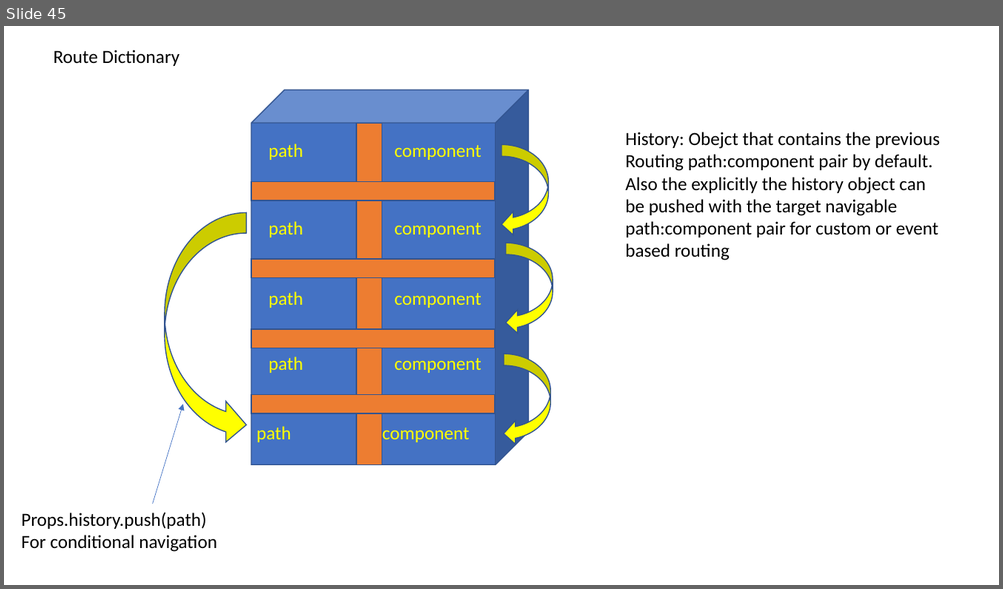
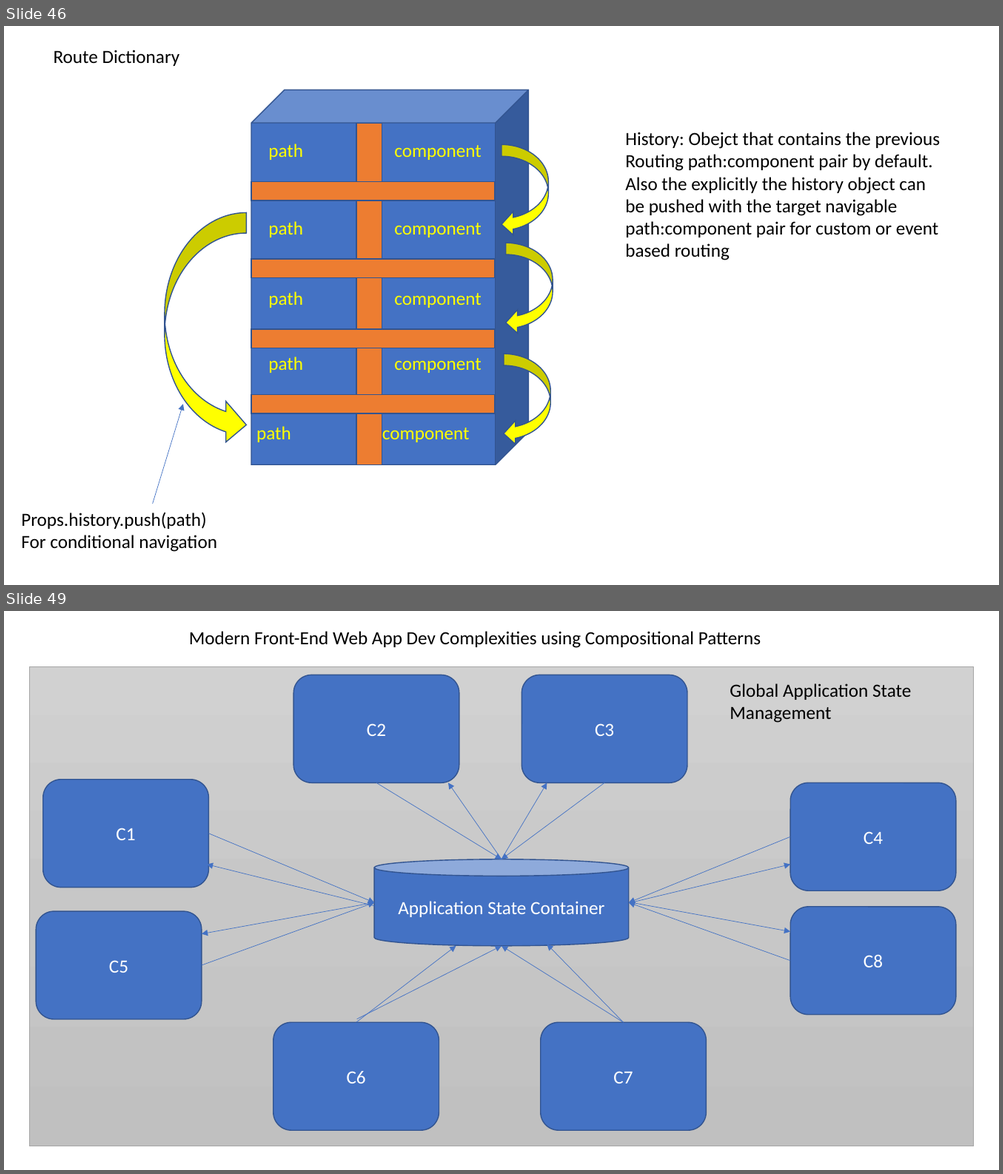
Before and after one commit to maheshsabnis/blazemarch2021, a slide deck: SpotPPTs.pptx. Shown one above the other, each under a label of ours: slide 45 before the commit, slides 46 and 49 after it; the slides between them are not shown. The pictures are 1003x589 and 1003x1174 pixels, drawn with LibreOffice and Linux fonts; fonts in the diff are those of the drawing. Boxes give left, top, right and bottom in pixels: in the first picture for what was removed or moved away, otherwise in the second. Text is boxed around its words. In the diff, an @@ line names an element or a change of style, - is before the commit and + after.

```diff
--- a/SpotPPTs.pptx
+++ b/SpotPPTs.pptx
@@ slide 49 added at [4,611,999,1170], background #FFFFFF @@
@@ text added at [189,631,760,648], 18 pt, text #000000 @@
+Modern Front-End Web App Dev Complexities using Compositional Patterns
@@ rectangle added at [29,667,973,1147], fill gradient #D2D2D2 to #C8C8C8 to #C0C0C0, outline #A5A5A5 0.5 pt @@
@@ rounded rectangle added at [293,675,459,783], fill #4472C4, outline #325491 1 pt, 18 pt, text #FFFFFF @@
+C2
@@ rounded rectangle added at [522,675,688,783], fill #4472C4, outline #325491 1 pt, 18 pt, text #FFFFFF @@
+C3
@@ text added at [729,684,910,723], 18 pt, text #000000 @@
+Global Application State Management
@@ rounded rectangle added at [42,780,208,888], fill #4472C4, outline #325491 1 pt, 18 pt, text #FFFFFF @@
+C1
@@ arrow added from (376, 783) to (502, 860), #4472C4 0.5 pt @@
@@ arrow added from (502, 860) to (448, 783), #4472C4 0.5 pt @@
@@ arrow added from (605, 783) to (502, 860), #4472C4 0.5 pt @@
@@ arrow added from (502, 860) to (547, 783), #4472C4 0.5 pt @@
@@ rounded rectangle added at [791,783,956,891], fill #4472C4, outline #325491 1 pt, 18 pt, text #FFFFFF @@
+C4
@@ arrow added from (208, 833) to (374, 903), #4472C4 0.5 pt @@
@@ arrow added from (791, 837) to (629, 903), #4472C4 0.5 pt @@
@@ arrow added from (374, 906) to (207, 865), #4472C4 0.5 pt @@
@@ cylinder added at [374,860,629,946], fill #4472C4, outline #325491 1 pt, 18 pt, text #FFFFFF @@
+Application State Container
@@ arrow added from (631, 903) to (791, 865), #4472C4 0.5 pt @@
@@ rounded rectangle added at [36,911,202,1020], fill #4472C4, outline #325491 1 pt, 18 pt, text #FFFFFF @@
+C5
@@ arrow added from (202, 965) to (374, 903), #4472C4 0.5 pt @@
@@ arrow added from (374, 903) to (202, 934), #4472C4 0.5 pt @@
@@ arrow added from (791, 961) to (629, 903), #4472C4 0.5 pt @@
@@ arrow added from (632, 903) to (791, 932), #4472C4 0.5 pt @@
@@ rounded rectangle added at [791,907,956,1015], fill #4472C4, outline #325491 1 pt, 18 pt, text #FFFFFF @@
+C8
@@ arrow added from (356, 1023) to (456, 946), #4472C4 0.5 pt @@
@@ arrow added from (357, 1019) to (502, 946), #4472C4 0.5 pt @@
@@ arrow added from (623, 1023) to (502, 946), #4472C4 0.5 pt @@
@@ arrow added from (623, 1023) to (547, 945), #4472C4 0.5 pt @@
@@ rounded rectangle added at [273,1023,439,1131], fill #4472C4, outline #325491 1 pt, 18 pt, text #FFFFFF @@
+C6
@@ rounded rectangle added at [540,1023,706,1131], fill #4472C4, outline #325491 1 pt, 18 pt, text #FFFFFF @@
+C7
@@ what was slide 45 is now slide 46 @@
```
Also in this commit, not shown: 3 other slides added, 12 other files.
